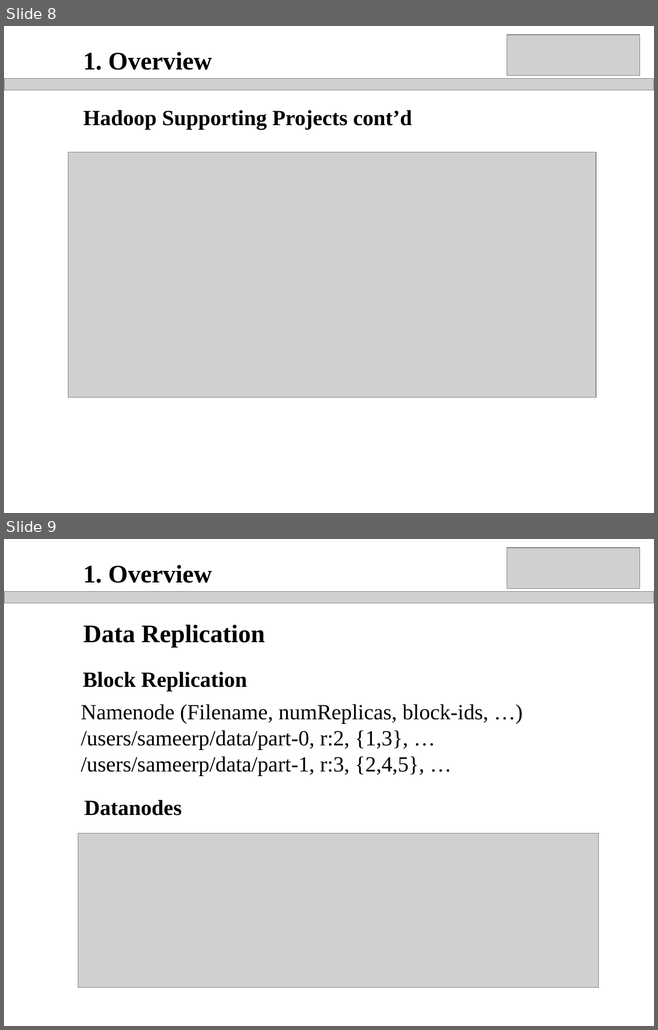
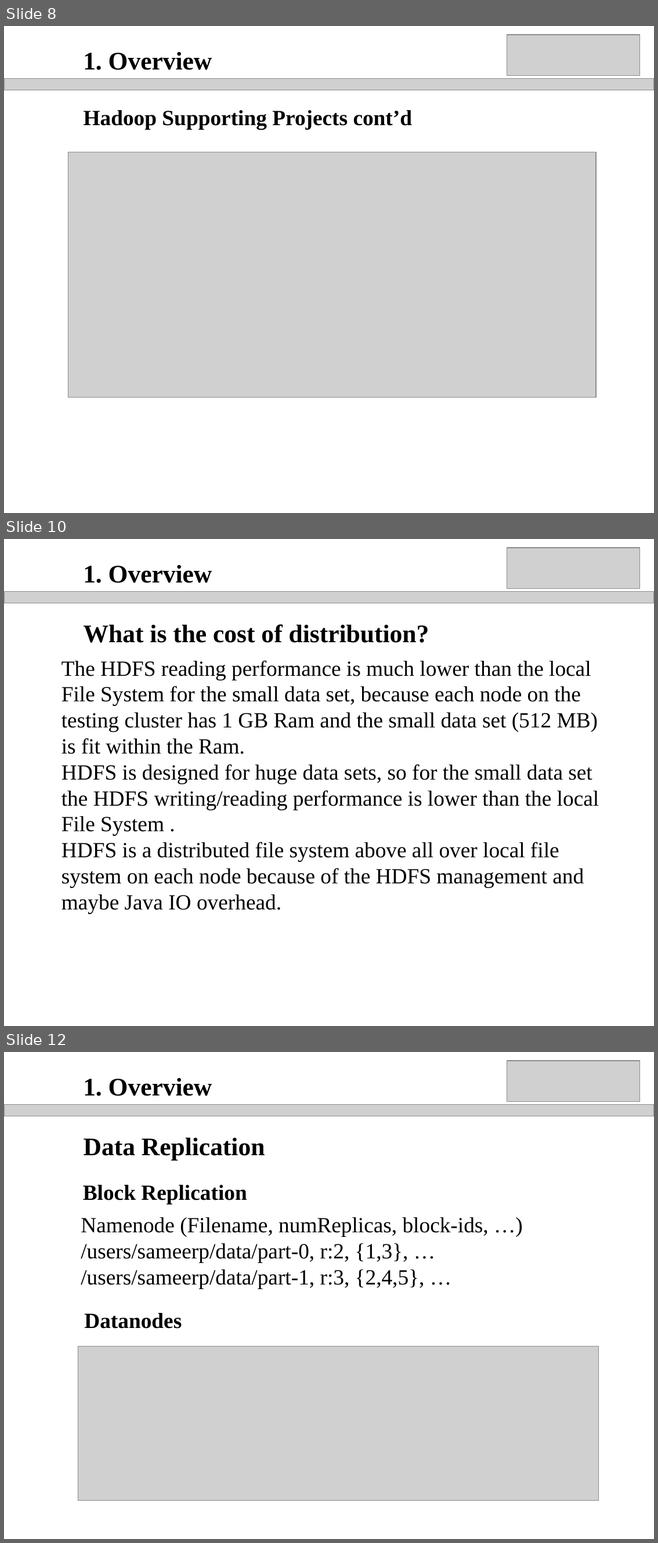
Before and after one commit to qianmai/qianmai.github.io, a slide deck: public/Final Presentation_QianMai.ppt. Shown one above the other, each under a label of ours: slides 8 and 9 before the commit, slides 8, 10 and 12 after it; the slides between them are not shown. The pictures are 658x1030 and 658x1543 pixels, drawn with LibreOffice and Linux fonts; fonts in the diff are those of the drawing; grey boxes stand for pictures; background and template pictures are left out. Boxes give left, top, right and bottom in pixels: in the first picture for what was removed or moved away, otherwise in the second. Text is boxed around its words. In the diff, an @@ line names an element or a change of style, - is before the commit and + after.

```diff
--- a/public/Final Presentation_QianMai.ppt
+++ b/public/Final Presentation_QianMai.ppt
@@ slide 10 added at <box>4,539,654,1026</box>, background picture (left out) @@
@@ picture added at <box>506,548,639,588</box> @@
@@ text added at <box>83,565,212,583</box>, 28 pt, text #000000, bold @@
+1. Overview
@@ picture added at <box>4,592,654,603</box> @@
@@ text added at <box>83,624,429,643</box>, 28 pt, text #000000, bold @@
+What is the cost of distribution?
@@ text added at <box>61,660,598,914</box>, 24 pt, text #000000 @@
+The HDFS reading performance is much lower than the local File System for the small data set, because each node on the testing cluster has 1 GB Ram and the small data set (512 MB) is fit within the Ram.
+HDFS is designed for huge data sets, so for the small data set the HDFS writing/reading performance is lower than the local File System .
+HDFS is a distributed file system above all over local file system on each node because of the HDFS management and maybe Java IO overhead.
@@ what was slide 9 is now slide 12 @@
```
Also in this commit, not shown: 4 slides changed, 3 other slides added.
